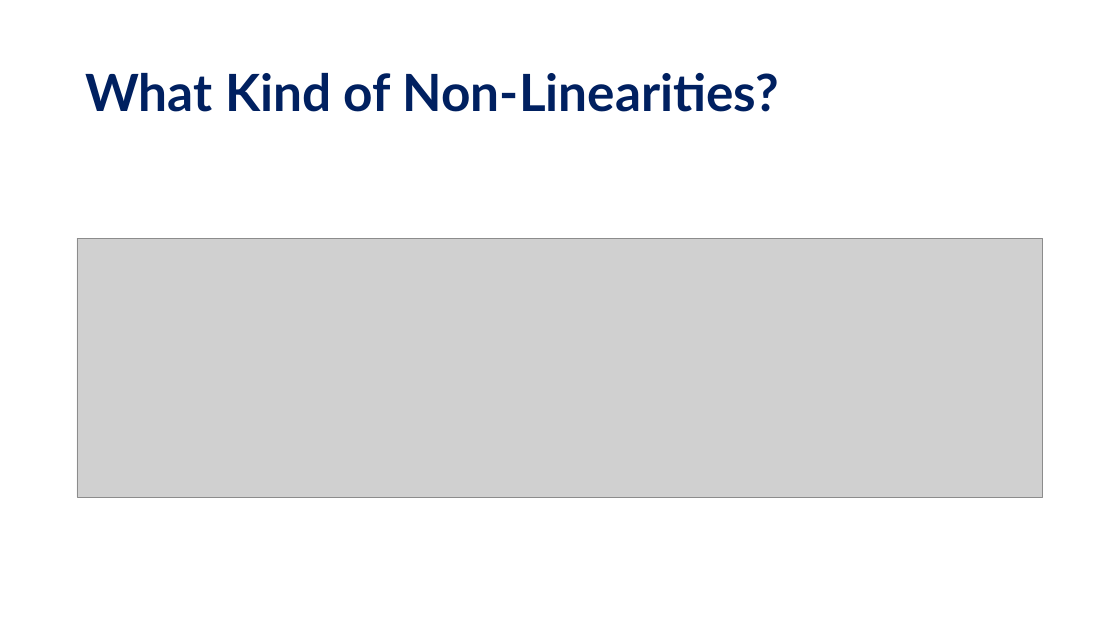
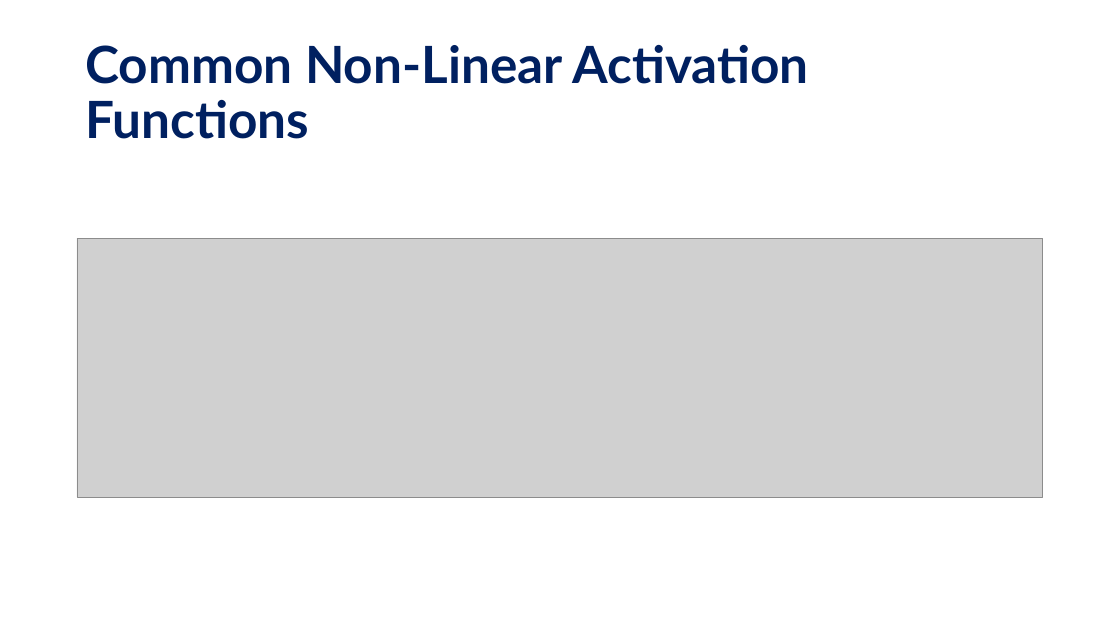
Before and after one commit to KISRDevelopment/python-ml-2025, a slide deck: slide 6 of slides/block11.pptx. Drawn at 1120x630 pixels with LibreOffice and Linux fonts; fonts in the diff are those of the drawing; grey boxes stand for pictures. Boxes give left, top, right and bottom in pixels: in the first picture for what was removed or moved away, otherwise in the second. Text is boxed around its words. In the diff, an @@ line names an element or a change of style, - is before the commit and + after.

```diff
--- a/slides/block11.pptx
+++ b/slides/block11.pptx
@@ title at <box>85,45,808,139</box>: text changed @@
-What Kind of Non-Linearities?
+Common Non-Linear Activation Functions
```
Also in this commit, not shown: 2 other slides changed, 1 slide added, 1 slide removed, 1 other file.
